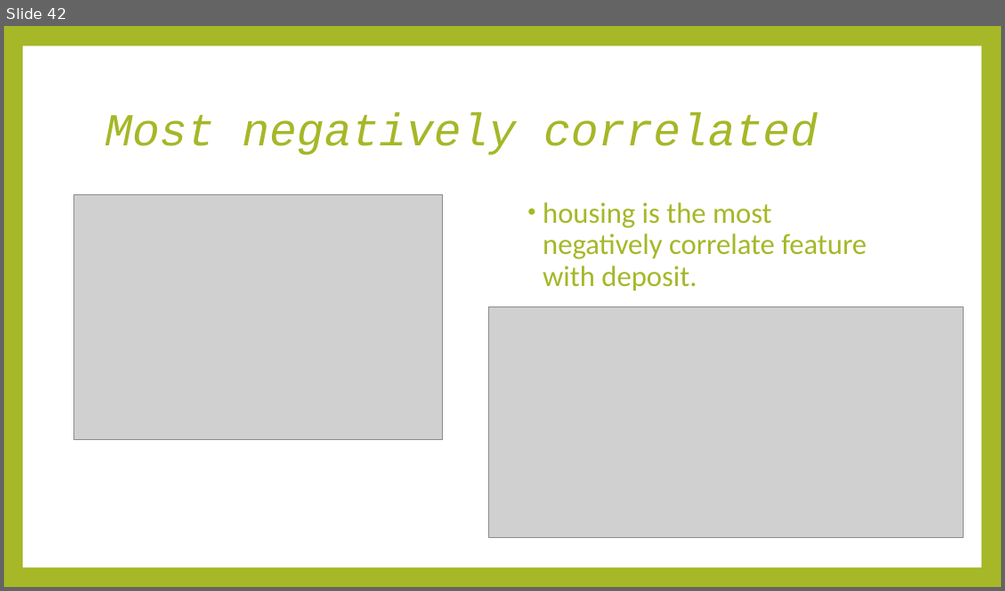
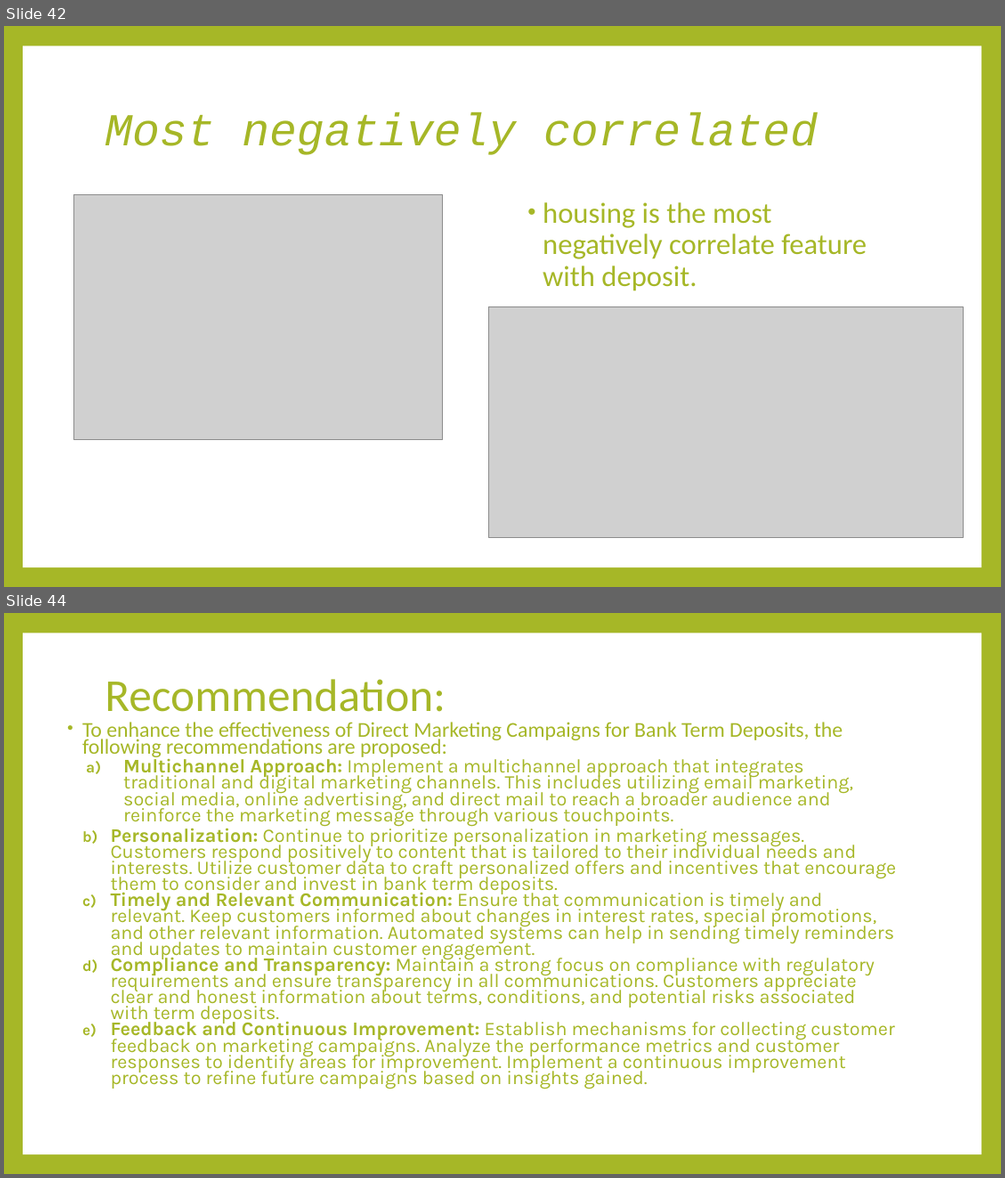
Before and after one commit to JMurage/Bank-term-deposit, a slide deck: Bank term deposit.pptx. Shown one above the other, each under a label of ours: slide 42 before the commit, slides 42 and 44 after it; the slides between them are not shown. The pictures are 1005x591 and 1005x1178 pixels, drawn with LibreOffice and Linux fonts; fonts in the diff are those of the drawing; grey boxes stand for pictures. Boxes give left, top, right and bottom in pixels: in the first picture for what was removed or moved away, otherwise in the second. Text is boxed around its words. In the diff, an @@ line names an element or a change of style, - is before the commit and + after.

```diff
--- a/Bank term deposit.pptx
+++ b/Bank term deposit.pptx
@@ slide 44 added at bbox=[4, 613, 1001, 1174], background #A6B727; not listed: 1 template element that a slide beside it also shows @@
@@ title added at bbox=[105, 679, 445, 722], 44 pt, text #A6B727 @@
+Recommendation:
@@ text added at bbox=[82, 722, 896, 1089], 18.5 pt, text #A6B727 @@
+• To enhance the effectiveness of Direct Marketing Campaigns for Bank Term Deposits, the following recommendations are proposed:
+  a) Multichannel Approach: Implement a multichannel approach that integrates traditional and digital marketing channels. This includes utilizing email marketing, social media, online advertising, and direct mail to reach a broader audience and reinforce the marketing message through various touchpoints.
+  b) Personalization: Continue to prioritize personalization in marketing messages. Customers respond positively to content that is tailored to their individual needs and interests. Utilize customer data to craft personalized offers and incentives that encourage them to consider and invest in bank term deposits.
+  c) Timely and Relevant Communication: Ensure that communication is timely and relevant. Keep customers informed about changes in interest rates, special promotions, and other relevant information. Automated systems can help in sending timely reminders and updates to maintain customer engagement.
+  d) Compliance and Transparency: Maintain a strong focus on compliance with regulatory requirements and ensure transparency in all communications. Customers appreciate clear and honest information about terms, conditions, and potential risks associated with term deposits.
+  e) Feedback and Continuous Improvement: Establish mechanisms for collecting customer feedback on marketing campaigns. Analyze the performance metrics and customer responses to identify areas for improvement. Implement a continuous improvement process to refine future campaigns based on insights gained.
```
Also in this commit, not shown: 2 other slides added.
